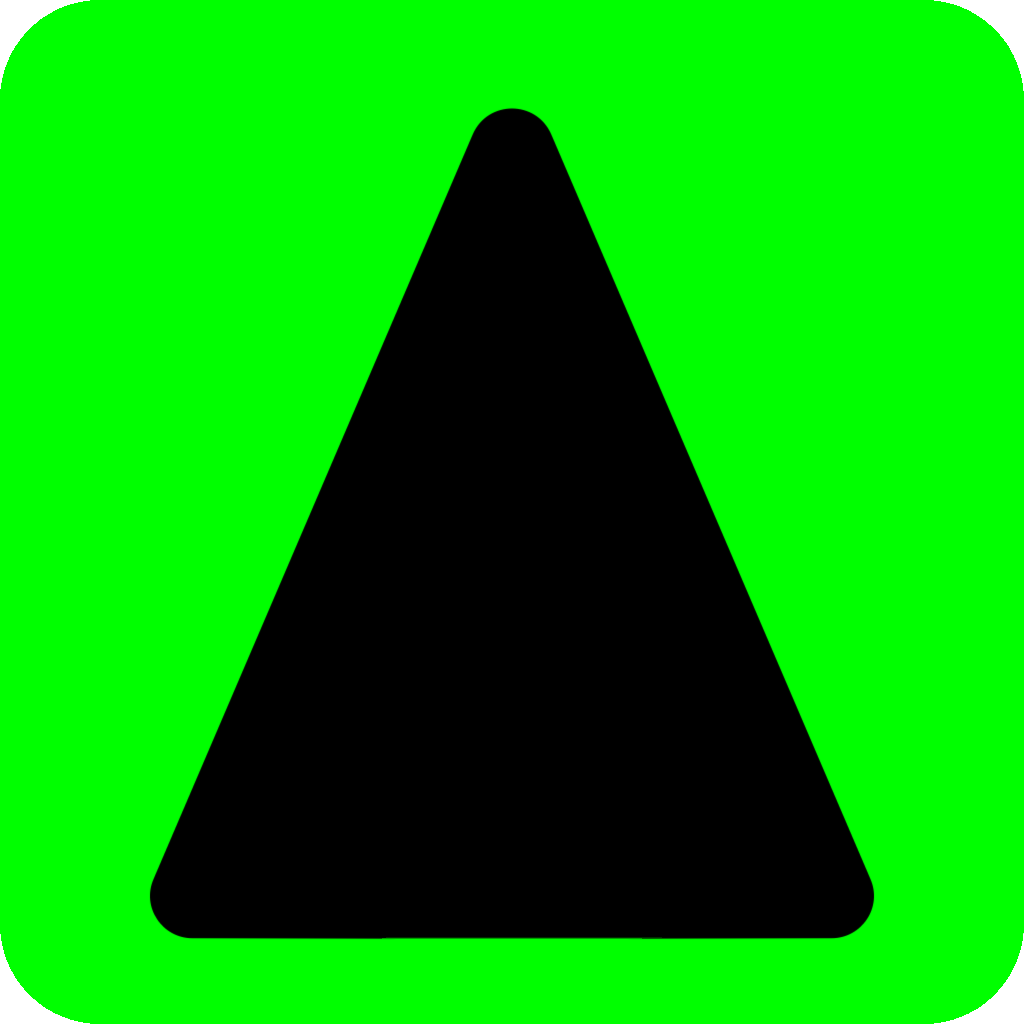
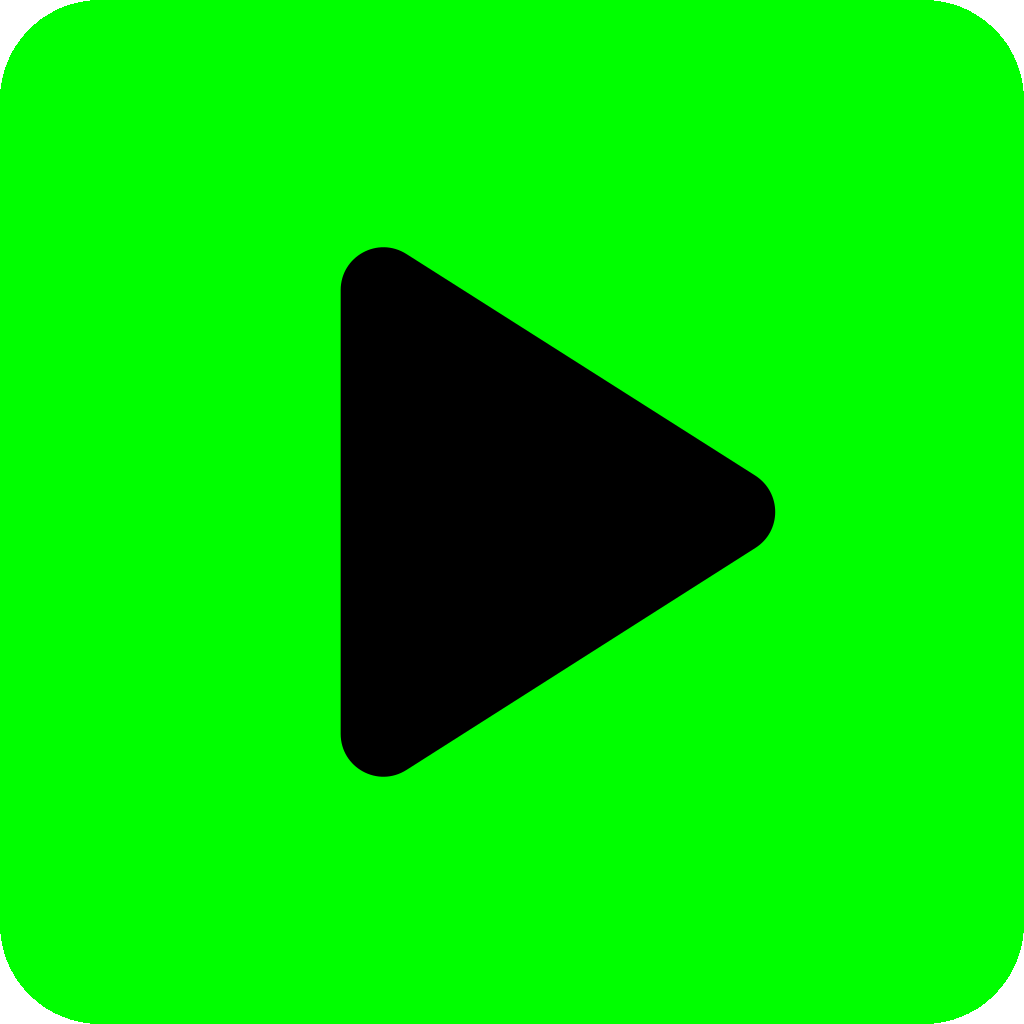
Revision of a layered w=1024, h=1024 image; what changed, layer by layer:
hid "Default" over <box>149,107,875,940</box>
showed "Playing" over <box>340,247,776,777</box>
